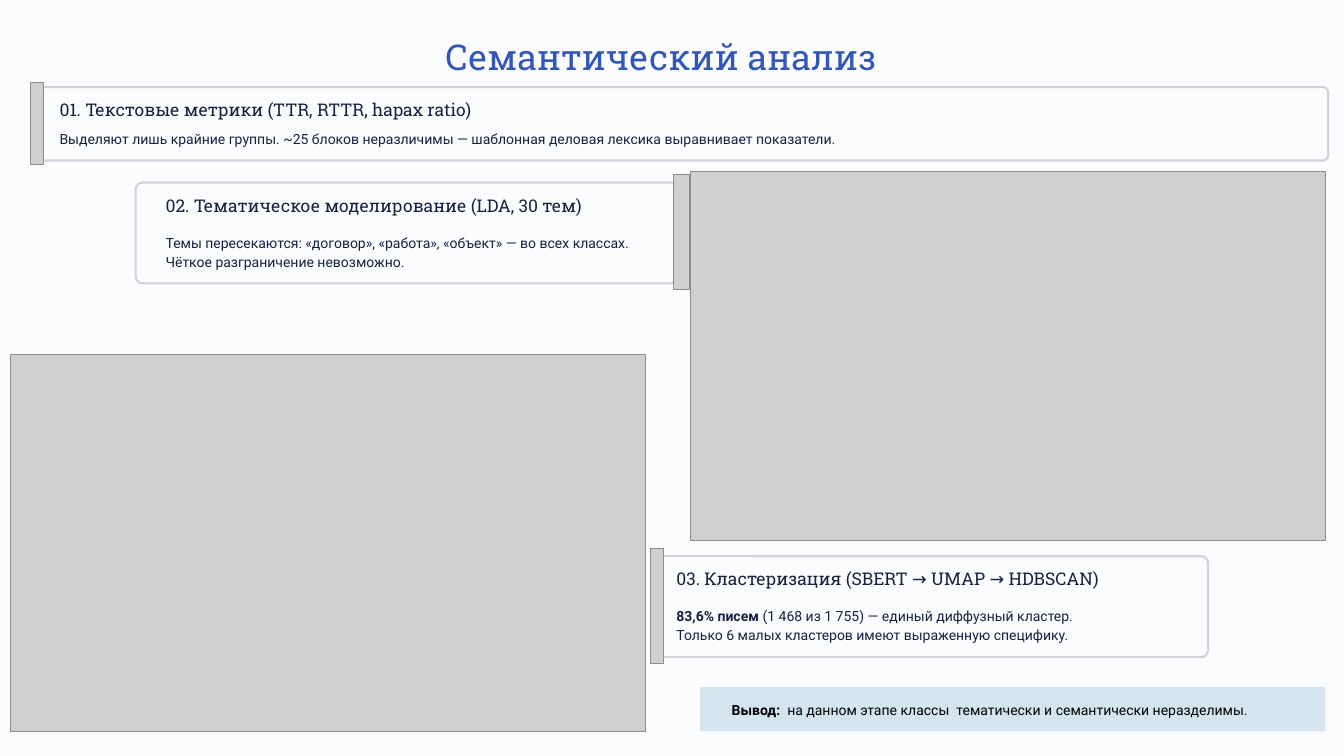
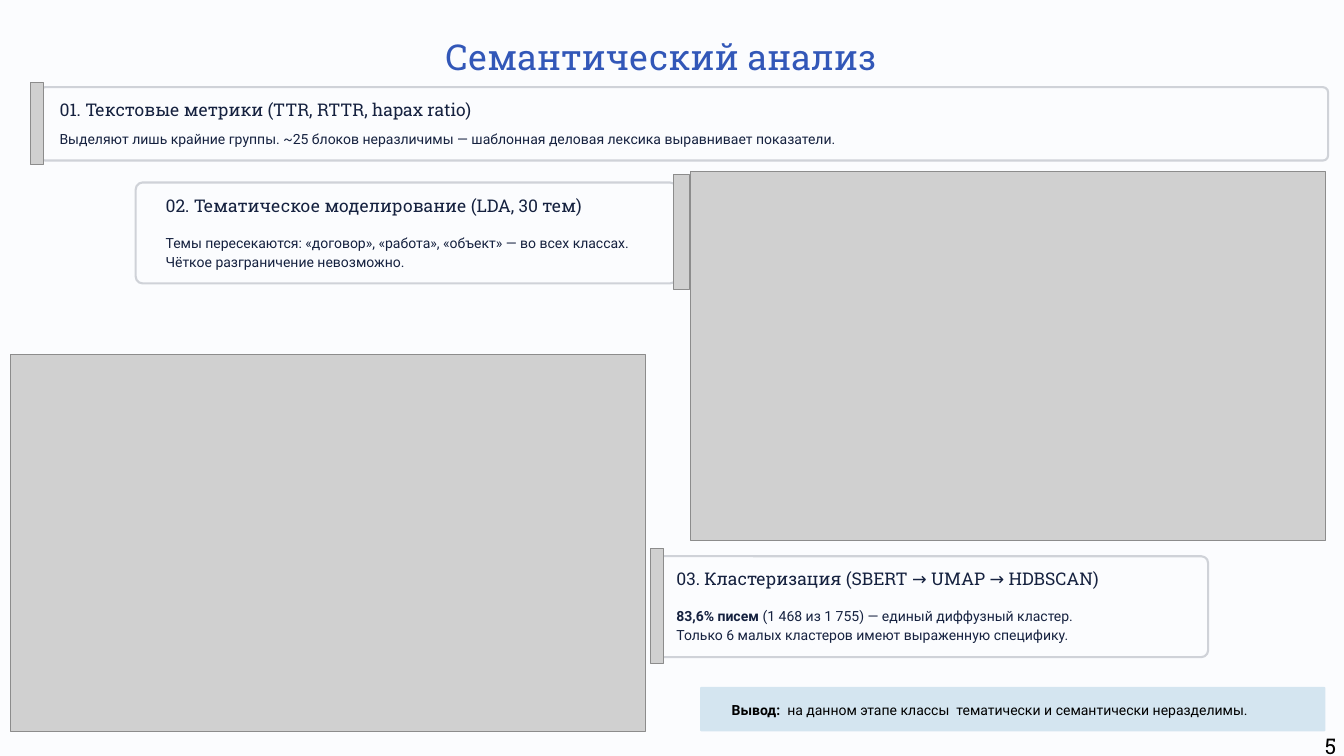
Before and after one commit to KVTur23/Mifi_VKR, a slide deck: slide 6 of text/Презентация/VKR_presentation.pptx (slide 5 before the commit). Drawn at 1344x756 pixels with LibreOffice and Linux fonts; fonts in the diff are those of the drawing; grey boxes stand for pictures; background and template pictures are left out. Boxes give left, top, right and bottom in pixels: in the first picture for what was removed or moved away, otherwise in the second. Text is boxed around its words. In the diff, an @@ line names an element or a change of style, - is before the commit and + after.

Commit message:
Update thesis text: figures, presentation, defence docs
Add pipeline figures (aug/few-shot/fine-tune/validation SVG), finetune
presentation draft; refresh main presentation, text and review docs.

```diff
--- a/text/Презентация/VKR_presentation.pptx
+++ b/text/Презентация/VKR_presentation.pptx
@@ text added at box(1325, 738, 1336, 755), 18.5 pt, text #000000 @@
+5
```
Also in this commit, not shown: 8 other slides changed, 4 slides added, 2 slides removed, 11 other files.
